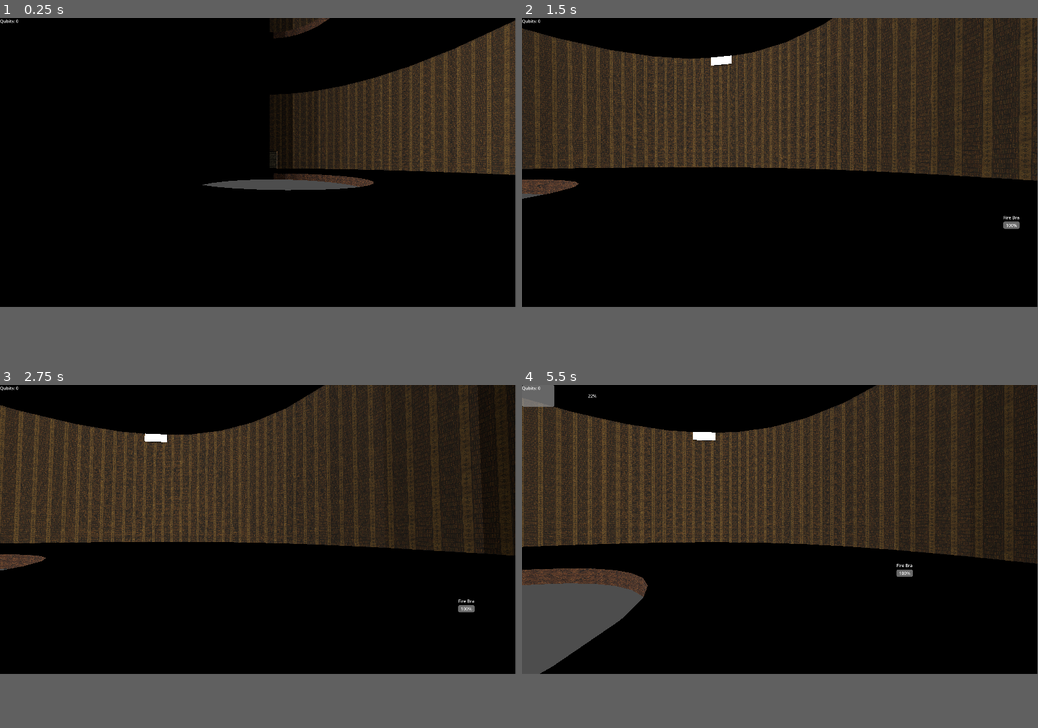
Above: before the commit, frames 1-4 (two rows, left to right).
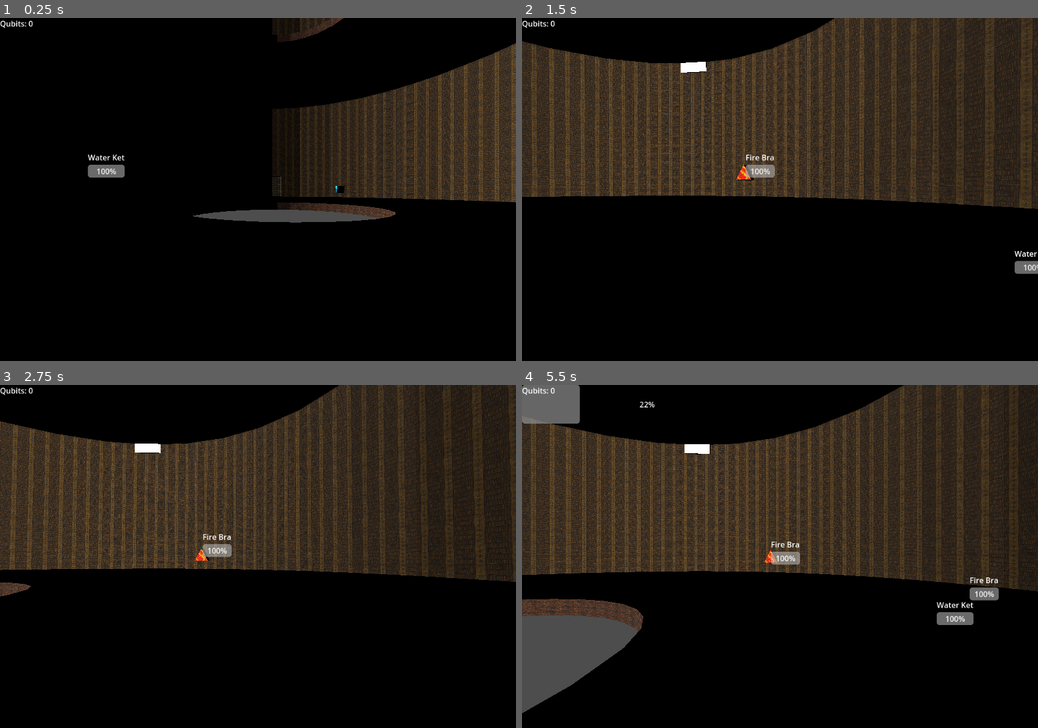
Above: after the commit, the same moments.

Repository: tharpm95/orb_thrower
Game: Godot game, scene res://worlds/level_1.tscn
The game is run twice, just before and just after one commit, with the same random seed, the same clock (stepped at 60 frames per second) and the same inputs.
Inputs (mouse positions are in pixels of both pictures, inside the frame that each line leads up to):
- Up to frame 1 (0.25 s): no input
- Up to frame 2 (1.5 s): move the mouse to (805, 162) at 0.52 s; hold A (A) 0.53-1.28 s; tap D (D) at 0.8, 1.35 s; move the mouse to (754, 162) at 1.27 s
- Up to frame 3 (2.75 s): tap S (S) at 1.55 s; move the mouse to (268, 525) at 2.02 s; hold S (S) from 2.03 s (still down); tap W (W) at 2.3 s
- Up to frame 4 (5.5 s): move the mouse to (774, 532) at 2.77 s; release S (S) at 2.78 s; tap W (W) at 2.85, 5.3 s; tap A (A) at 3.05 s; tap Enter at 3.5 s; move the mouse to (816, 532) at 3.52 s; hold A (A) 3.53-4.28 s; tap D (D) at 3.8, 4.35 s; move the mouse to (738, 525) at 4.27 s; tap S (S) at 4.55 s; tap Space (Space) at 5 s; move the mouse to (785, 529) at 5.02 s; press the mouse at (785, 529) at 5.03 s
In our replay, the window is 799x449 before the commit and 800x533 after it. These sizes can differ from the game's own. Grey fills any space a smaller window leaves; there, only what the larger window draws over its background counts as a difference.

The runs differ from the first frame. In frame 1, 12% of the frame differs, in the area x 0-100%, y 0-60%; in frame 2, 21%; in frame 3, 22%; in frame 4, 29%, in the area x 0-100%, y 0-96%.

Commit message:
Remove unused

Diff:
--- a/project.godot
+++ b/project.godot
@@ -17,9 +17,8 @@
 
 [display]
 
-window/size/viewport_width=1920
-window/size/viewport_height=1080
-window/size/mode=2
+window/size/viewport_width=1080
+window/size/viewport_height=720
 
 [input]
 
--- a/scenes/beings/001.tscn
+++ b/scenes/beings/001.tscn
@@ -63,3 +63,22 @@
 
 [node name="CollisionShape3D" type="CollisionShape3D" parent="StaticBody3D"]
 shape = SubResource("SphereShape3D_28xq2")
+
+[node name="Control" type="Control" parent="."]
+layout_mode = 3
+anchors_preset = 0
+offset_right = 40.0
+offset_bottom = 40.0
+
+[node name="VBoxContainer2" type="VBoxContainer" parent="Control"]
+layout_mode = 0
+offset_right = 61.0
+offset_bottom = 54.0
+
+[node name="Label" type="Label" parent="Control/VBoxContainer2"]
+layout_mode = 2
+text = "Fire Bra"
+
+[node name="ProgressBar" type="ProgressBar" parent="Control/VBoxContainer2"]
+layout_mode = 2
+value = 100.0
--- a/scenes/beings/002.tscn
+++ b/scenes/beings/002.tscn
@@ -64,3 +64,21 @@
 
 [node name="CollisionShape3D" type="CollisionShape3D" parent="StaticBody3D"]
 shape = SubResource("SphereShape3D_28xq2")
+
+[node name="Control" type="Control" parent="."]
+layout_mode = 3
+anchors_preset = 0
+offset_right = 40.0
+offset_bottom = 40.0
+
+[node name="VBoxContainer2" type="VBoxContainer" parent="Control"]
+offset_right = 77.0
+offset_bottom = 54.0
+
+[node name="Label" type="Label" parent="Control/VBoxContainer2"]
+layout_mode = 2
+text = "Water Ket"
+
+[node name="ProgressBar" type="ProgressBar" parent="Control/VBoxContainer2"]
+layout_mode = 2
+value = 100.0
--- a/scenes/ui/HUD_BeingUI.tscn
+++ /dev/null
@@ -1,22 +0,0 @@
-[gd_scene format=3 uid="uid://w86d0vu7uo4e"]
-
-[node name="Control" type="Control"]
-layout_mode = 3
-anchors_preset = 15
-anchor_right = 1.0
-anchor_bottom = 1.0
-grow_horizontal = 2
-grow_vertical = 2
-
-[node name="VBoxContainer" type="VBoxContainer" parent="."]
-layout_mode = 0
-offset_right = 61.0
-offset_bottom = 54.0
-
-[node name="Label" type="Label" parent="VBoxContainer"]
-layout_mode = 2
-text = "Fire Bra"
-
-[node name="ProgressBar" type="ProgressBar" parent="VBoxContainer"]
-layout_mode = 2
-value = 100.0
--- a/scripts/camera_3d.gd
+++ b/scripts/camera_3d.gd
@@ -1,27 +1,16 @@
 extends Camera3D
 
-# Sensitivity for mouse movement
 var mouse_sensitivity : float = 0.1
 
-# Store the current rotation angles
 var rotation_x = 0.0
 var rotation_y = 0.0
 
 func _ready():
-	# Capture the mouse pointer
 	Input.set_mouse_mode(Input.MOUSE_MODE_CAPTURED)
 
 func _input(event):
 	if event is InputEventMouseMotion:
-		# Update rotation_y by the relative motion on x-axis and multiply by sensitivity
 		rotation_y -= event.relative.x * mouse_sensitivity
-
-		# Update rotation_x by the relative motion on y-axis and multiply by sensitivity
 		rotation_x -= event.relative.y * mouse_sensitivity
-
-		# Clamp the x rotation to avoid flipping (usually between -90° and 90°)
-		rotation_x = clamp(rotation_x, -90, 90)
-
-		# Apply the rotations to the camera
 		rotation_degrees.x = rotation_x
 		rotation_degrees.y = rotation_y
--- a/scripts/library_central_hall.gd
+++ b/scripts/library_central_hall.gd
@@ -1,98 +1,57 @@
 extends Node3D
-
 @export var amplitude = 1.0
 @export var frequency = 1.0
 @export var spawn_delay = 0.023 # Time in seconds between each spawn
 
-# Preload the cube scenes
-@export var cube_scenes: Array = [
+# Preload the being scenes, which now include their own UI elements
+@export var being_scenes: Array = [
 	preload("res://scenes/beings/001.tscn"),
 	preload("res://scenes/beings/002.tscn")
 ]
-
-# Preload the Oscillator script
-@export var OscillatorScript = preload("res://scripts/oscillate.gd")
-
-# Preload the UI scene for name and health bar
-@export var being_ui_scene: PackedScene = preload("res://scenes/ui/HUD_BeingUI.tscn")
-
-# Define fixed spawn positions
 var spawn_positions: Array = [
 	Vector3(10, -4, 10),
-	#Vector3(-10, -3, -10),
-	#Vector3(15, -3, -15),
-	#Vector3(-15, -3, 15),
-	#Vector3(0, -3, 20)
+	Vector3(-10, -4, -10),
+	Vector3(15, -4, -15),
+	Vector3(-15, -4, 15),
+	Vector3(0, -4, 20)
 ]
 
 @onready var camera = get_node("/root/Node3D/CharacterBody3D/Camera3D")
-@onready var canvas_layer: CanvasLayer = get_node("/root/Node3D/CanvasLayer")
-
-# Store references to UI and Cube instances
-var cube_ui_pairs = []
+var being_instances = []
 
 func _ready() -> void:
 	randomize()
-	print("Spawning cubes")
-	await spawn_cubes_with_delay()
+	print("Spawning beings")
+	await spawn_beings_with_delay()
 
-# Asynchronous function to spawn cubes with a delay
-func spawn_cubes_with_delay() -> void:
+func spawn_beings_with_delay() -> void:
 	for pos in spawn_positions:
-		# Select a random scene and instantiate it
-		var scene_index = randi() % cube_scenes.size()
-		var cube_instance = cube_scenes[scene_index].instantiate()
-		add_child(cube_instance)
-		cube_instance.set_global_position(pos)
+		var scene_index = randi() % being_scenes.size()
+		var being_instance = being_scenes[scene_index].instantiate()
+		add_child(being_instance)
+		being_instance.set_global_position(pos)
 
-		# Instantiate the UI Scene
-		var ui_instance = being_ui_scene.instantiate()
+		var control_node: Control = being_instance.get_node("Control")
+		if control_node:
+			being_instances.append(being_instance)
+			control_node.visible = false
 
-		# Add the UI instance to the CanvasLayer node
-		canvas_layer.add_child(ui_instance)
-
-		# Update the label based on the origin scene
-		var label_node = ui_instance.get_node("VBoxContainer/Label")
-		if label_node:
-			if scene_index == 0:
-				label_node.text = "Fire Bra"
-			elif scene_index == 1:
-				label_node.text = "Water Ket"
-
-		# Store the cube and corresponding UI pair
-		cube_ui_pairs.append({'cube': cube_instance, 'ui': ui_instance})
-
-		# Add and set up the oscillator for the cube
-		var oscillator_instance = OscillatorScript.new()
-		oscillator_instance.amplitude = amplitude
-		oscillator_instance.frequency = frequency
-		cube_instance.add_child(oscillator_instance)
-		oscillator_instance.set_initial_position(pos)
-
-		# Wait for the specified delay
-		await get_tree().create_timer(spawn_delay).timeout
-
-# Update UI position every frame
-@onready var character = get_node("/root/Node3D/CharacterBody3D")  # Adjust the path as necessary
-@export var max_display_distance = 15.0  # Maximum distance to display the label
+@onready var character = get_node("/root/Node3D/CharacterBody3D") # Adjust the path as necessary
+@export var max_display_distance = 25.0 # Maximum distance to display the label
 
 func _process(delta: float) -> void:
-	for pair in cube_ui_pairs:
-		var cube = pair['cube']
-		var ui_instance = pair['ui']
-		if camera and cube and ui_instance:
-			# Get the character's global position
+	for i in range(being_instances.size()):
+		var being_instance = being_instances[i]
+		if camera and being_instance:
 			var character_position = character.global_position
+			var distance_to_character = character_position.distance_to(being_instance.global_position)
 
-			# Calculate distance between the character and the cube
-			var distance_to_character = character_position.distance_to(cube.global_position)
+			# Commenting the global position of the being instance and its index
+			print("Distance to being: ", distance_to_character, " Being index: ", i)
 
-			# Only update position if within distance
+			var control_node: Control = being_instance.get_node("Control")
 			if distance_to_character < max_display_distance:
-				var screen_position = camera.unproject_position(cube.global_position + Vector3(0, 2.5, 0))
-				if ui_instance is Control:
-					ui_instance.visible = true
-					ui_instance.position = screen_position
-			else:
-				if ui_instance is Control:
-					ui_instance.visible = false
+				var screen_position = camera.unproject_position(being_instance.global_position + Vector3(0, 2.5, 0))
+				print("Screen position: ", screen_position)
+				control_node.position = screen_position
+				control_node.visible = true
--- a/scripts/movement.gd
+++ b/scripts/movement.gd
@@ -50,8 +50,6 @@
 	# Update the log timer
 	log_timer += delta
 	if log_timer >= log_interval:
-		print("Character position: ", global_transform.origin)
-		print("Camera direction: ", camera.basis.z.normalized()) # Log the camera direction
 		log_timer = 0.0 # Reset the timer
 
 	# Check if the character has fallen below the threshold
--- a/scripts/oscillate.gd
+++ /dev/null
@@ -1,14 +0,0 @@
-# OscillateStaticBody.gd
-extends Node3D  # Ensure this matches the type of node that should be oscillating
-
-@export var amplitude = 1.0
-@export var frequency = 1.0
-
-var initial_position: Vector3
-
-func set_initial_position(position: Vector3):
-	initial_position = position
-
-func _process(delta: float):
-	var oscillation = amplitude * sin(2.0 * PI * frequency * Time.get_ticks_msec() / 1000.0)
-	global_transform.origin = initial_position + Vector3(0, oscillation, 0)
--- a/worlds/level_1.tscn
+++ b/worlds/level_1.tscn
@@ -18,6 +18,10 @@
 transform = Transform3D(1, 0, 0, 0, 1, 0, 0, 0, 1, 21.6646, -3.26286, 0)
 script = ExtResource("1_po0g2")
 
+[node name="Camera3D" type="Camera3D" parent="CharacterBody3D"]
+transform = Transform3D(-0.0391377, 0, 0.999234, 0, 1, 0, -0.999234, 0, -0.0391377, 0.160954, 0, 0.26498)
+script = ExtResource("2_d2paj")
+
 [node name="HUD" type="Control" parent="CharacterBody3D"]
 layout_mode = 3
 anchors_preset = 0
@@ -37,10 +41,6 @@
 [node name="CollisionShape3D" type="CollisionShape3D" parent="CharacterBody3D"]
 shape = SubResource("CapsuleShape3D_cba7o")
 
-[node name="Camera3D" type="Camera3D" parent="CharacterBody3D"]
-transform = Transform3D(-0.0391377, 0, 0.999234, 0, 1, 0, -0.999234, 0, -0.0391377, 0.160954, 0, 0.26498)
-script = ExtResource("2_d2paj")
-
 [node name="LibraryCentralHall" parent="." instance=ExtResource("3_jj8qn")]
 transform = Transform3D(1, 0, 0, 0, 1, 0, 0, 0, 1, 4.53586, -5.38171, -0.870485)
 script = ExtResource("4_ooq3b")
